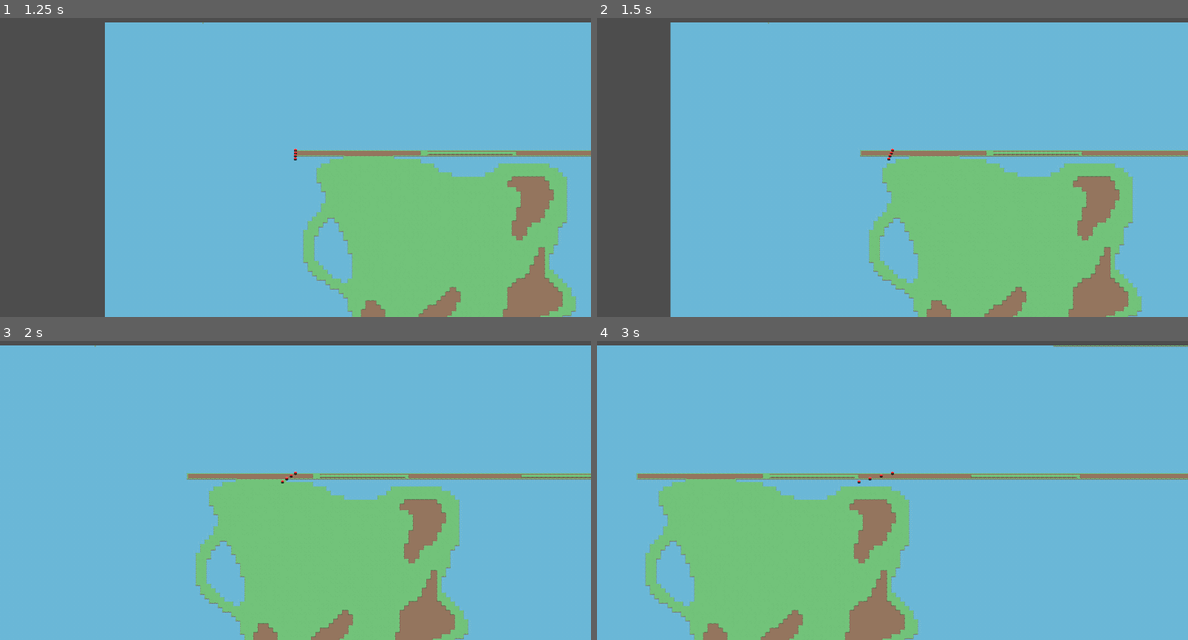
Above: before the commit, frames 1-4 (two rows, left to right).
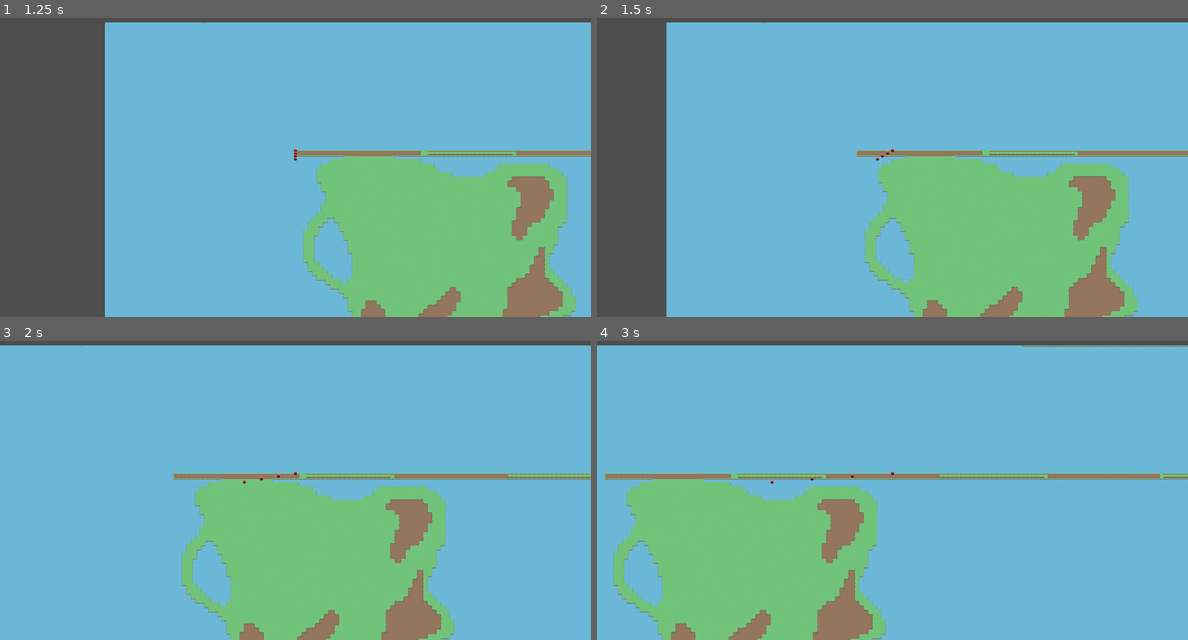
Above: after the commit, the same moments.

Repository: fowlerc74/Disc-Golf-Game
Game: Godot game, scene res://Scenes/main.tscn
Same seed, same stepped clock (60 frames per second), same inputs: the game is played once before the commit and once after it.
Inputs (mouse positions are in pixels of both pictures, inside the frame that each line leads up to):
- Up to frame 1 (1.25 s): tap Enter (Ready) at 0.5, 0.6 s; move the mouse to (425, 134) at 0.52 s
- Up to frame 2 (1.5 s): tap Space (Throw) at 1.25, 1.35 s; move the mouse to (774, 167) at 1.27 s
- Up to frame 3 (2 s): no input
- Up to frame 4 (3 s): move the mouse to (951, 400) at 2.02 s; tap Enter (Ready) at 2.1 s; move the mouse to (862, 541) at 2.77 s; tap Space (Throw) at 2.85 s

Frame 1 is identical in both runs. In frame 2, 3.1% of the frame differs, in the area x 11-100%, y 1-100%; in frame 3, 6.5%; in frame 4, 11%, in the area x 1-100%, y 1-100%.

Commit message:
found decent coefs

Diff:
--- a/Code/Scripts/DiscFlight.gd
+++ b/Code/Scripts/DiscFlight.gd
@@ -1,9 +1,11 @@
 extends RigidBody2D
 
-@export var MIN_AIR_FRIC_COEF: float = 0.06
-@export var MAX_AIR_FRIC_COEF: float = 0.10
-@export var MAX_SPEED: float = 1150
-@export var MIN_SPEED: float = 1000
+# To make less exponential, min/max air closer together, min/max speed further apart
+
+@export var MIN_AIR_FRIC_COEF: float = 0.07
+@export var MAX_AIR_FRIC_COEF: float = 0.07
+@export var MAX_SPEED: float = 1350
+@export var MIN_SPEED: float = 700
 @export var GLIDE_COEF: float = 8
 @export var GRAVITY: float = 35
 @export var STARTING_HEIGHT: float = 6.0
